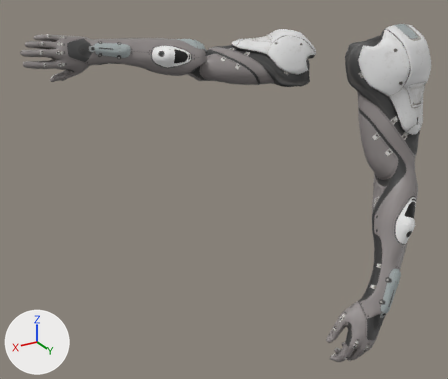
What one commit did to the FBX model Mohamad/FBX/Player character Anims/Arms/FirstPerson_WallRun_Right.fbx.
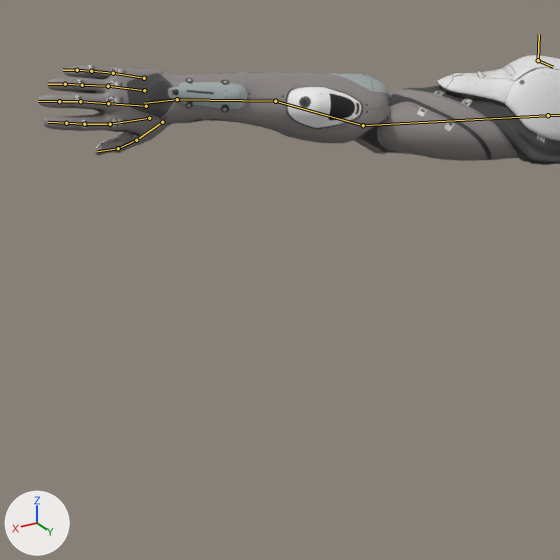
Old and new are each drawn whole from a 50 mm camera at (1.27, 1.365, 0.268) aimed at (0.492, 0.069, -0.381) and again close up on the part from 0% to 66% of the width and 0% to 78% of the height. Arrows for +X, +Y and +Z are at lower left; the lights stay in place. Both versions are drawn at frame 1 of the action 'Scene'; the numbers are the values there. The bones that bend it are drawn over the model as lines in the close-ups.

The first close-up shows 'SK_Wraith'.
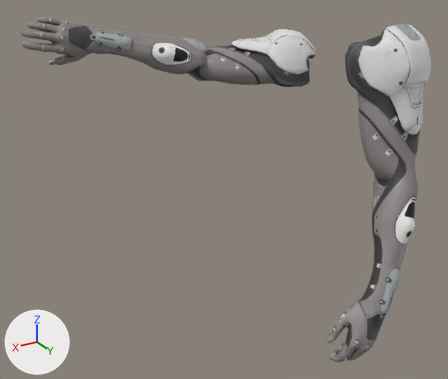
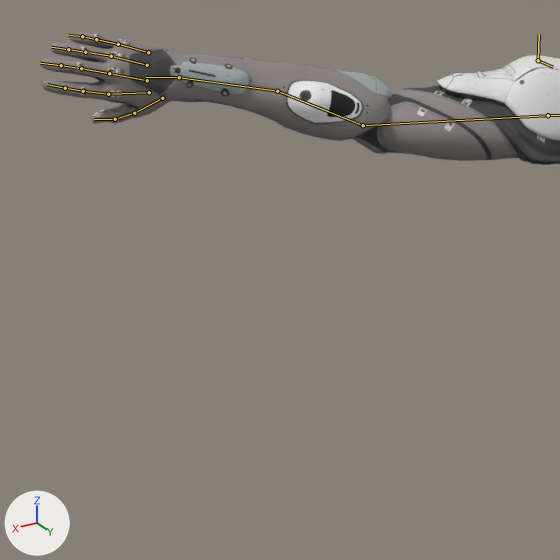
Location of each change, (x1, y1, x2, y2) in pixels of the close-ups (560 x 560 px):
'SK_Wraith', posed
    before: (38, 55, 560, 165)
    after: (40, 33, 560, 165)
bone 'DEF_elbow.R.001', root to tip
    before: (363, 125) to (275, 101)
    after: (363, 125) to (277, 91)

The change, as a diff of the scene's bpy script:
```diff
--- a/Mohamad/FBX/Player character Anims/Arms/FirstPerson_WallRun_Right.fbx.py
+++ b/Mohamad/FBX/Player character Anims/Arms/FirstPerson_WallRun_Right.fbx.py
@@ bone_def_elbow_r_001 @@
 bone_def_elbow_r_001 = bpy.data.objects['Hand_Rig'].pose.bones['DEF_elbow.R.001']  # child of 'DEF_shoulder.R.001'
-bone_def_elbow_r_001.rotation_quaternion = (0.825, -0.093, -0.556, -0.045)  # degrees (-16, -68, 4)
+bone_def_elbow_r_001.rotation_quaternion = (0.801, -0.143, -0.577, -0.069)  # degrees (-27, -71, 9)
```
